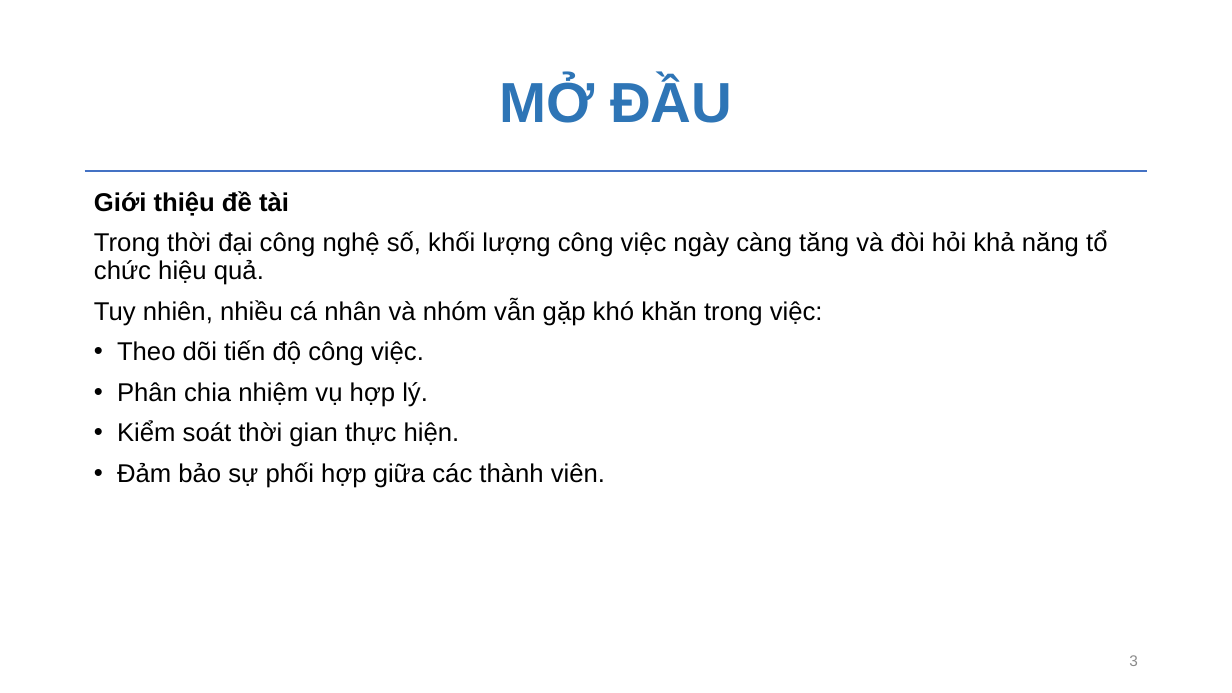
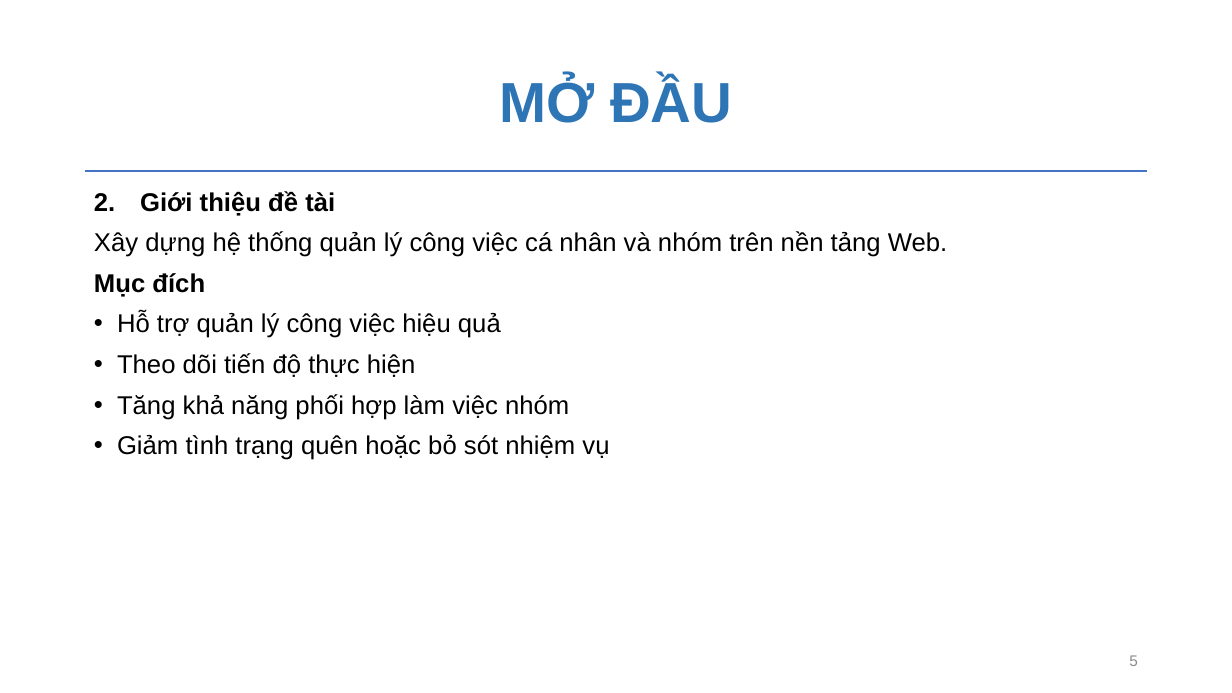
Before and after one commit to chautuyettran/CNPM-nhom17, a slide deck: slide 5 of nhom17.pptx (slide 3 before the commit). Drawn at 1232x693 pixels with LibreOffice and Linux fonts; fonts in the diff are those of the drawing; background and template pictures are left out. Boxes give left, top, right and bottom in pixels: in the first picture for what was removed or moved away, otherwise in the second. Text is boxed around its words. In the diff, an @@ line names an element or a change of style, - is before the commit and + after.

```diff
--- a/nhom17.pptx
+++ b/nhom17.pptx
@@ text at box(140, 191, 335, 216): bullet none to 1. @@
@@ text at box(94, 231, 948, 460): text changed @@
-Trong thời đại công nghệ số, khối lượng công việc ngày càng tăng và đòi hỏi khả năng tổ chức hiệu quả.
-Tuy nhiên, nhiều cá nhân và nhóm vẫn gặp khó khăn trong việc:
-• Theo dõi tiến độ công việc.
-• Phân chia nhiệm vụ hợp lý.
-• Kiểm soát thời gian thực hiện.
-• Đảm bảo sự phối hợp giữa các thành viên.
+Xây dựng hệ thống quản lý công việc cá nhân và nhóm trên nền tảng Web.
+Mục đích
+• Hỗ trợ quản lý công việc hiệu quả
+• Theo dõi tiến độ thực hiện
+• Tăng khả năng phối hợp làm việc nhóm
+• Giảm tình trạng quên hoặc bỏ sót nhiệm vụ
@@ page number at box(1129, 655, 1138, 666): text changed @@
-3
+5
```
Also in this commit, not shown: 7 other slides changed, 10 slides added, 1 slide removed, 17 other files.
